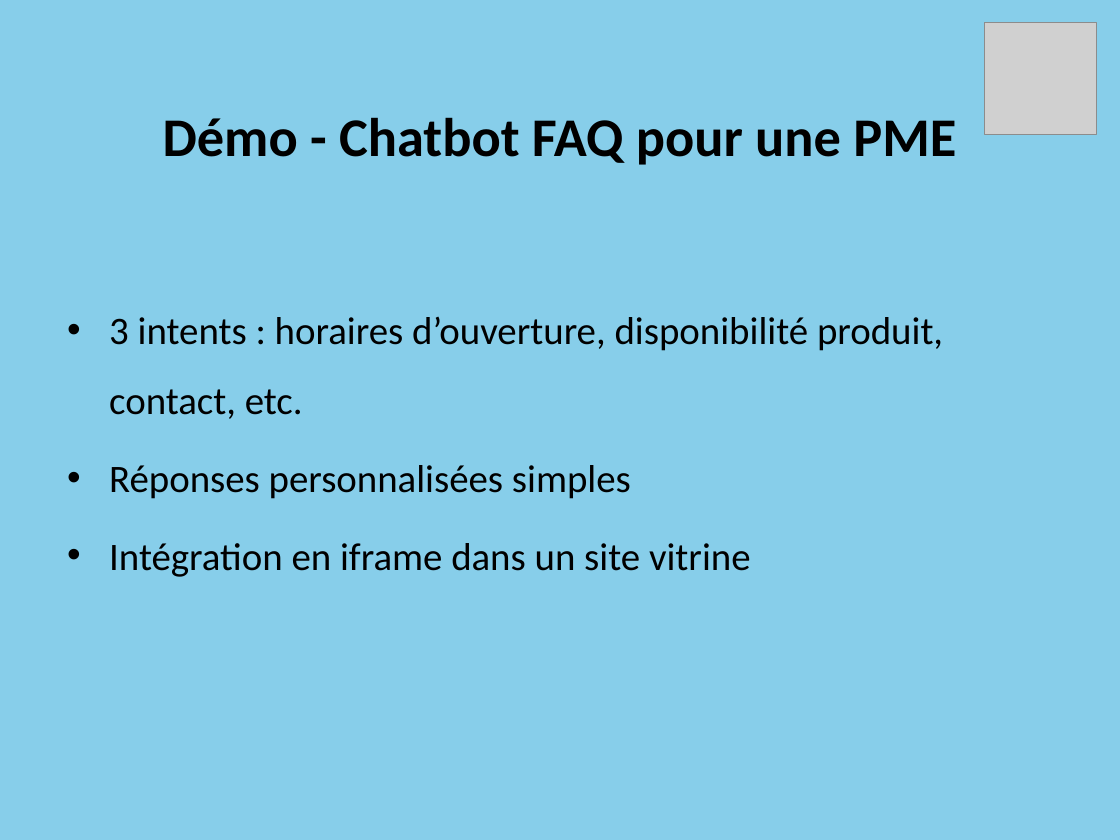
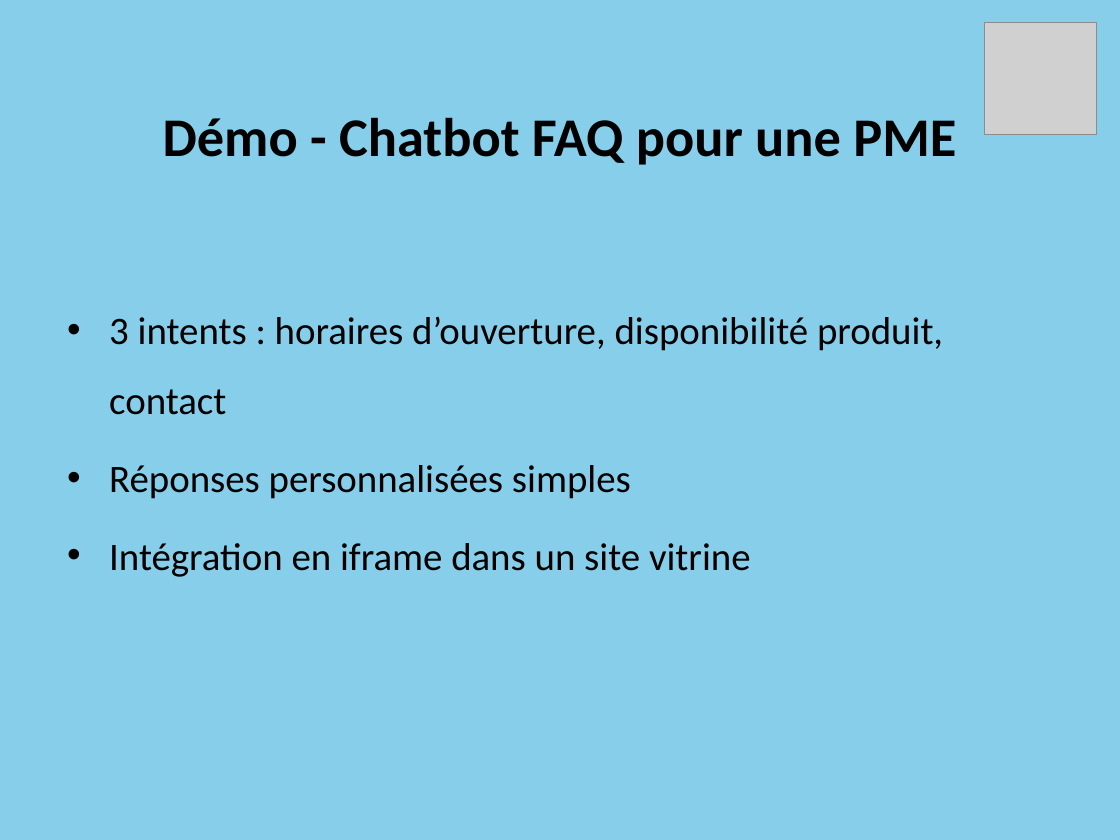
Before and after one commit to Projet-CLD/Google_Dialogflow, a slide deck: slide 8 of Dialogflow_Presentation.pptx. Drawn at 1120x840 pixels with LibreOffice and Linux fonts; fonts in the diff are those of the drawing; grey boxes stand for pictures. Boxes give left, top, right and bottom in pixels: in the first picture for what was removed or moved away, otherwise in the second. Text is boxed around its words. In the diff, an @@ line names an element or a change of style, - is before the commit and + after.

```diff
--- a/Dialogflow_Presentation.pptx
+++ b/Dialogflow_Presentation.pptx
@@ text at [109, 317, 943, 415]: text changed @@
-• 3 intents : horaires d’ouverture, disponibilité produit, contact, etc.
+• 3 intents : horaires d’ouverture, disponibilité produit, contact
```
Also in this commit, not shown: 1 other file.
